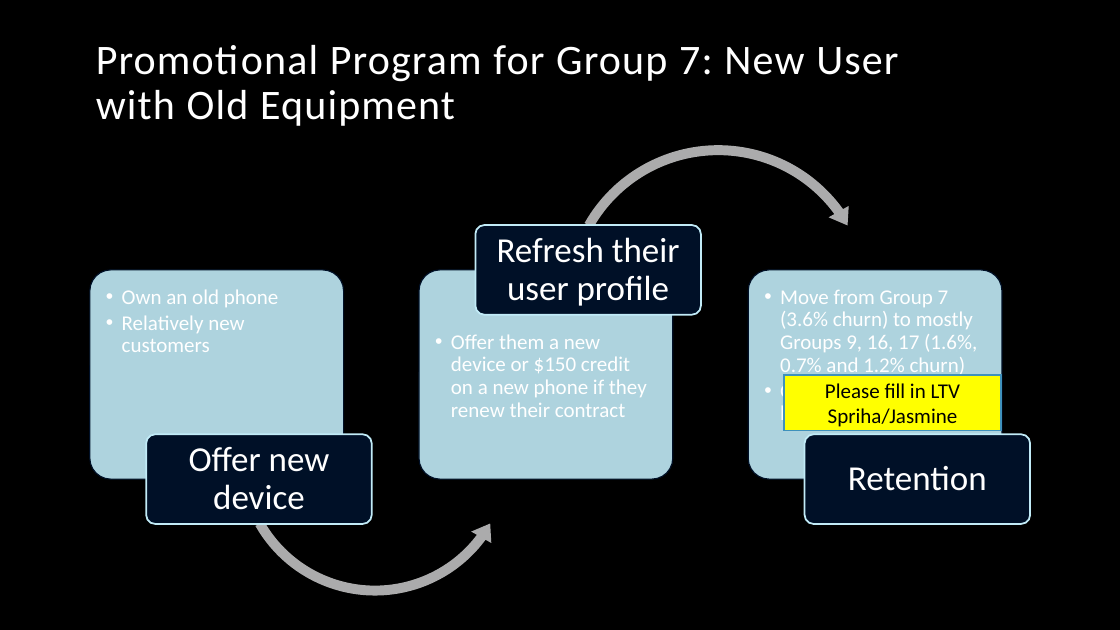
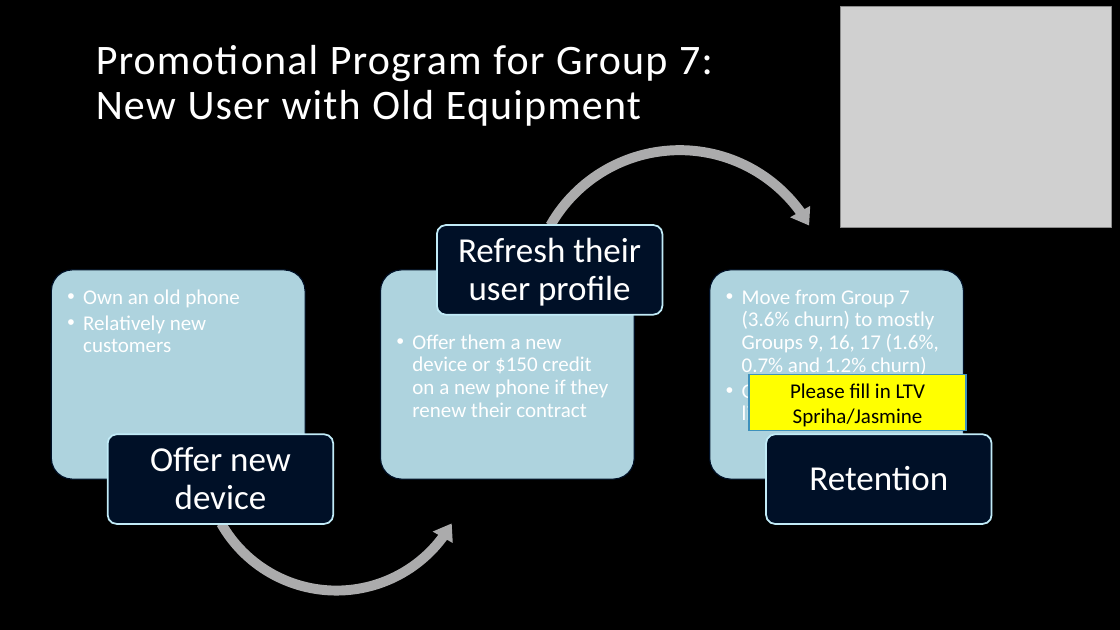
Before and after one commit to Oldyeller89/M_A_HW_Git, a slide deck: slide 5 of Assignment7/Group2_Presentation_Cell2CellPart2.pptx (slide 4 before the commit). Drawn at 1120x630 pixels with LibreOffice and Linux fonts; fonts in the diff are those of the drawing; grey boxes stand for pictures; background and template pictures are left out. Boxes give left, top, right and bottom in pixels: in the first picture for what was removed or moved away, otherwise in the second. Text is boxed around its words. In the diff, an @@ line names an element or a change of style, - is before the commit and + after.

```diff
--- a/Assignment7/Group2_Presentation_Cell2CellPart2.pptx
+++ b/Assignment7/Group2_Presentation_Cell2CellPart2.pptx
@@ title "Promotional Program for Group 7: ..." rewrapped from [96,45,898,126] to [96,45,713,126] @@
@@ picture added at [840,7,1112,228] @@
@@ text "Offer them a new device ...": place and size @@
-text "Offer them a new device ..." at [451,334,647,417]
+text "Offer them a new device ..." at [412,334,608,417]
@@ rectangle "Please fill in LTV Spriha/Jasmine": place and size @@
-rectangle "Please fill in LTV Spriha/Jasmine" at [784,375,1001,431]
+rectangle "Please fill in LTV Spriha/Jasmine" at [749,375,965,431]
@@ 6 rounded rectangles, 5 texts, 1 left circular arrow, 1 circular arrow: place and size @@
-6 rounded rectangles, 5 texts, 1 left circular arrow, 1 circular arrow at [90,139,1030,602]
+6 rounded rectangles, 5 texts, 1 left circular arrow, 1 circular arrow at [51,139,991,602]
```
Also in this commit, not shown: 2 other slides changed, 1 slide added, 4 other files.
